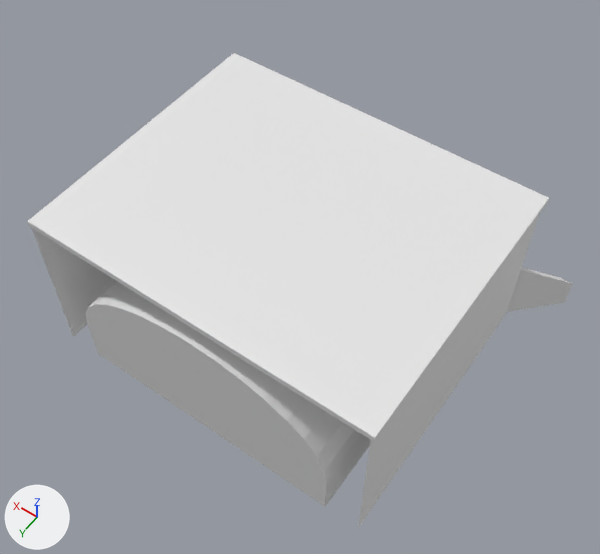
What one commit did to the glTF model data/models/board/scenery/road/road-tunnel.glb.
Rendered twice from a camera (50 mm lens) standing at (-36.9, 67.9, 89.5) and looking at (-1.1, 17.8, 10.7). Every picture has the same lights, and +X, +Y and +Z are marked at lower left. The picture after the commit comes second. Materials are left out; every surface is plain grey. Where no turn or scale is listed for an object, it has been applied to the vertices. Vertices at exactly the same position are counted once.

The scene before the commit, as lines of its bpy script (objects in view):
```python
me_road_tunnel = bpy.data.meshes.new('road-tunnel')
me_road_tunnel.from_pydata(...)  # 179 vertices, 289 faces; spans x -27.4..27.4, y -6.0..36.0, z 0.0..22.1
# faces by material slot: [88, 16, 177, 8]
me_road_tunnel.materials.append(mat_tunnel_portal)
me_road_tunnel.materials.append(mat_tunnel_wings)
me_road_tunnel.materials.append(mat_tunnel_lining)
me_road_tunnel.materials.append(mat_tunnel_floor)
ob_road_tunnel = bpy.data.objects.new('road-tunnel', me_road_tunnel)
ob_road_tunnel.location = (0.0, 0.0, 0.0)
```
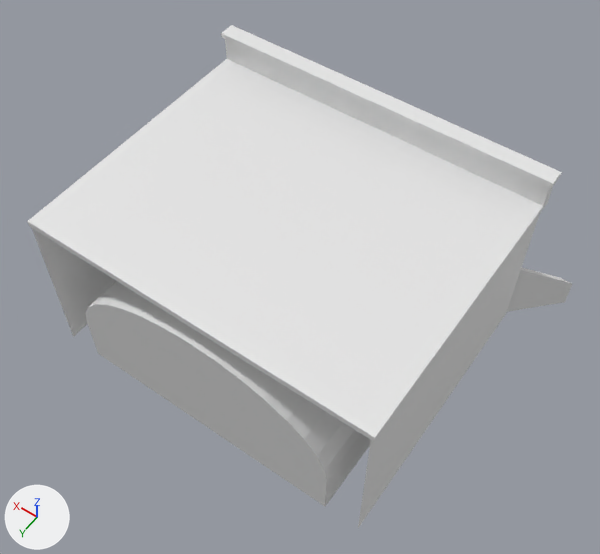
The change in detail:
me_road_tunnel is used by ob_road_tunnel; location (0.0, 0.0, 0.0).
Verts and faces of me_road_tunnel; kept vertices keep their numbers, new ones are numbered from 179.
me_road_tunnel had 179 vertices, 289 faces and spanned x -27.4..27.4, y -6.0..36.0, z 0.0..22.1.
me_road_tunnel now has 195 vertices, 309 faces and spans x -27.4..27.4, y -6.0..36.0, z 0.0..26.0.
me_road_tunnel part 1: a new loose piece, a box spanning x -22.55..22.55, y -0.35..1.75, z 25.4..26.0.
Part 2, on me_road_tunnel:
New vertex 179 is at (-22.2, 1.5, 22.1), pixel (543, 206).
New vertex 180 is at (-22.2, -0.1, 22.1), pixel (549, 197).
New vertex 181 is at (-22.2, -0.1, 25.4).
New vertex 182 is at (-22.2, 1.5, 25.4).
New vertices 183 to 186 stand at vertices 179 to 182, in that order, plus (44.4, 0.0, 0.0).
New faces: (179, 180, 181), (179, 181, 182), (183, 186, 184), (184, 186, 185), (180, 184, 185), (180, 185, 181).
New faces: (179, 182, 183), (182, 186, 183).

Pixel boxes [x1, y1, x2, y2] of what changed, in the pictures (600 x 554 px):
'road-tunnel', reshaped
    before: [27, 53, 572, 528]
    after: [27, 25, 572, 528]
part 1 of me_road_tunnel, added
    after: [221, 25, 562, 187]
part 2 of me_road_tunnel, added
    after: [225, 39, 553, 206]
